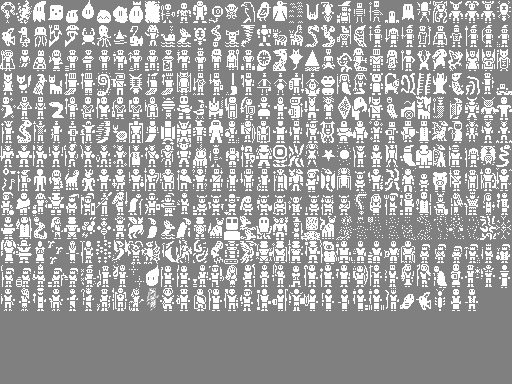
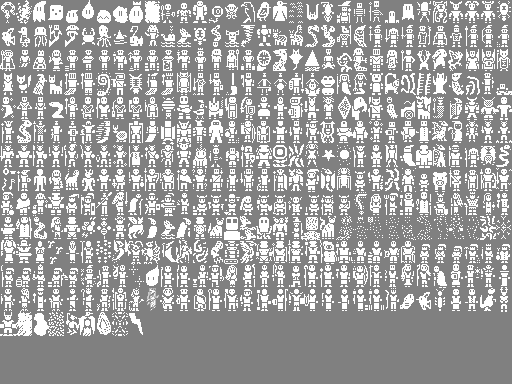
The second 512 x 384 image is a revision of the first. Changes to its layers:
painted on "creature_sprites.png" over [0, 288, 508, 336]
